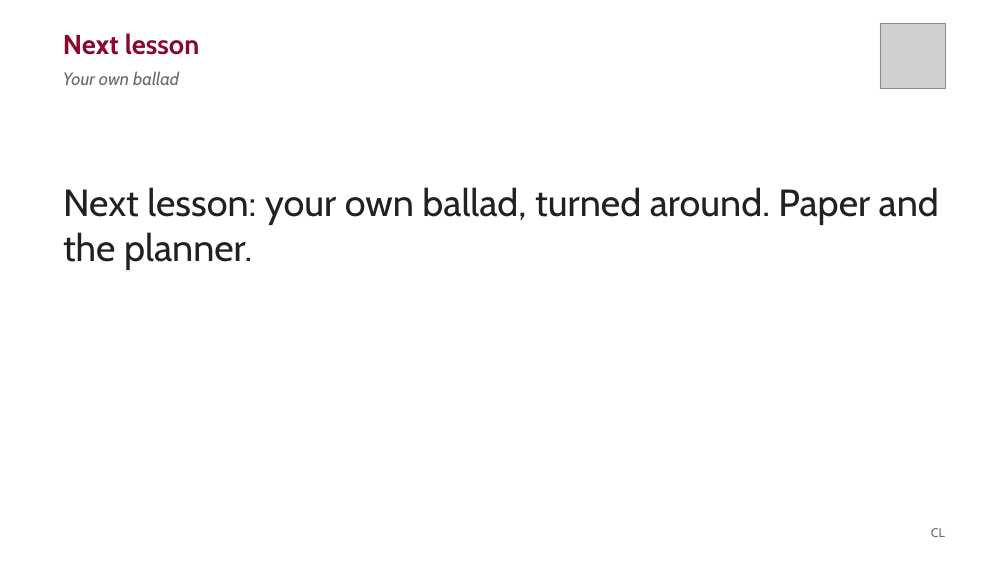
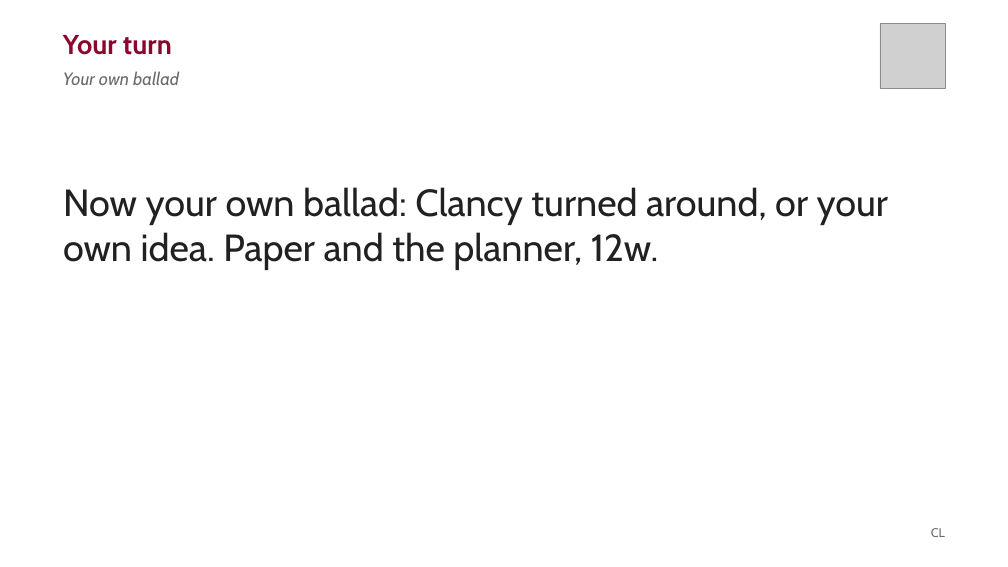
Before and after one commit to liaminhawai-cmd/Bone-Sparrow, a slide deck: slide 13 of ClancyDeck.pptx. Drawn at 1008x567 pixels with LibreOffice and Linux fonts; fonts in the diff are those of the drawing; grey boxes stand for pictures. Boxes give left, top, right and bottom in pixels: in the first picture for what was removed or moved away, otherwise in the second. Text is boxed around its words. In the diff, an @@ line names an element or a change of style, - is before the commit and + after.

```diff
--- a/ClancyDeck.pptx
+++ b/ClancyDeck.pptx
@@ text at (x1=63, y1=35, x2=172, y2=55): text changed @@
-Next lesson
+Your turn
@@ text at (x1=63, y1=187, x2=888, y2=270): text changed @@
-Next lesson: your own ballad, turned around. Paper and the planner.
+Now your own ballad: Clancy turned around, or your own idea. Paper and the planner, 12w.
```
Also in this commit, not shown: 1 other file.
